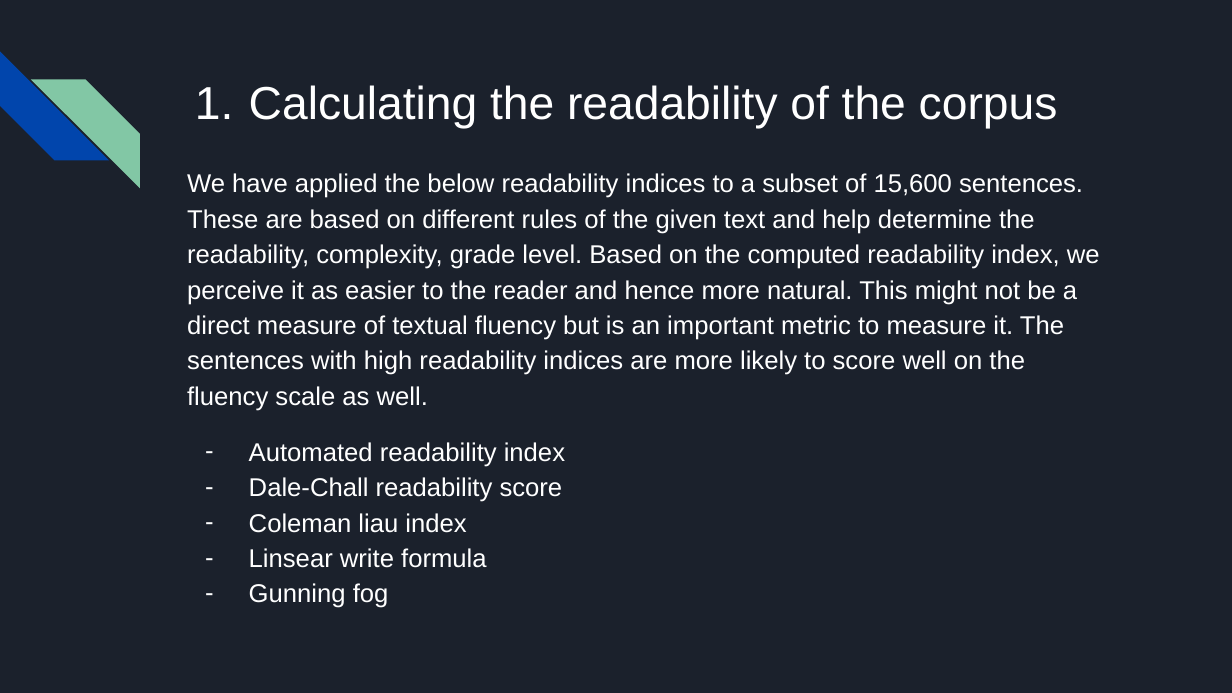
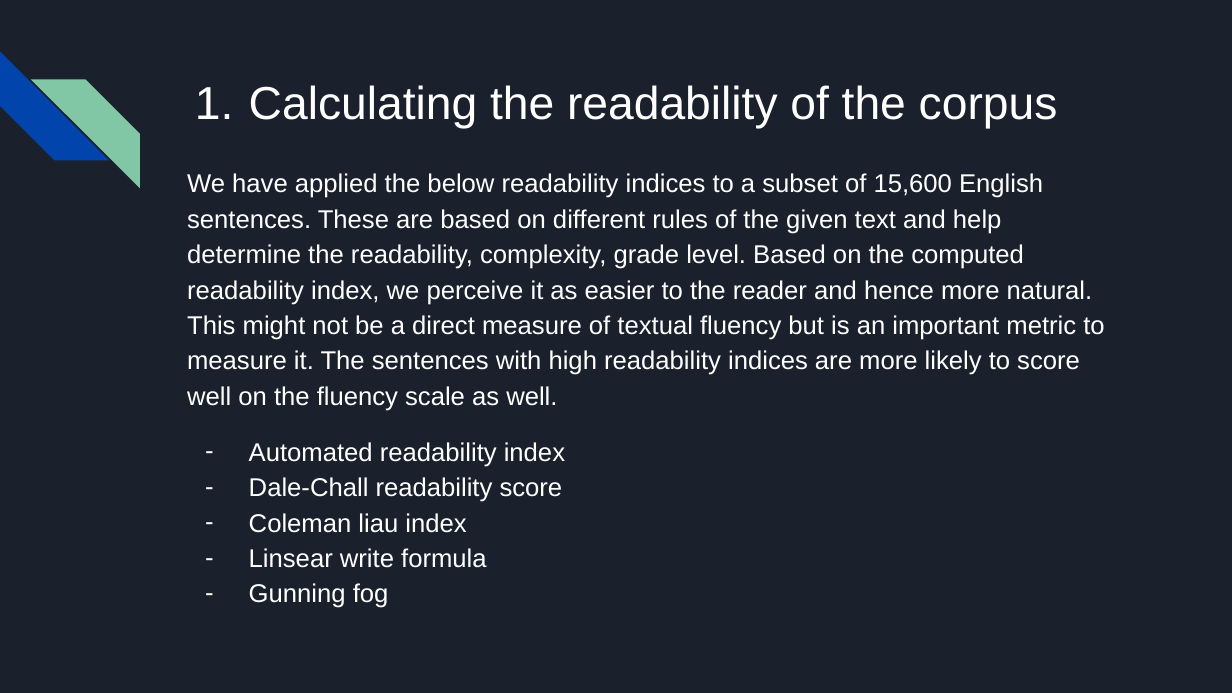
Before and after one commit to anan-123/NLP-PROJECT, a slide deck: slide 7 of report/NLP PROJECT PRESENTATION.pptx. Drawn at 1232x693 pixels with LibreOffice and Linux fonts; fonts in the diff are those of the drawing. Boxes give left, top, right and bottom in pixels: in the first picture for what was removed or moved away, otherwise in the second. Text is boxed around its words. In the diff, an @@ line names an element or a change of style, - is before the commit and + after.

```diff
--- a/report/NLP PROJECT PRESENTATION.pptx
+++ b/report/NLP PROJECT PRESENTATION.pptx
@@ text at [187,173,1104,411]: text changed @@
-We have applied the below readability indices to a subset of 15,600 sentences. These are based on different rules of the given text and help determine the readability, complexity, grade level. Based on the computed readability index, we perceive it as easier to the reader and hence more natural. This might not be a direct measure of textual fluency but is an important metric to measure it. The sentences with high readability indices are more likely to score well on the fluency scale as well.
+We have applied the below readability indices to a subset of 15,600 English sentences. These are based on different rules of the given text and help determine the readability, complexity, grade level. Based on the computed readability index, we perceive it as easier to the reader and hence more natural. This might not be a direct measure of textual fluency but is an important metric to measure it. The sentences with high readability indices are more likely to score well on the fluency scale as well.
```
Also in this commit, not shown: 6 other slides changed, 1 other file.
